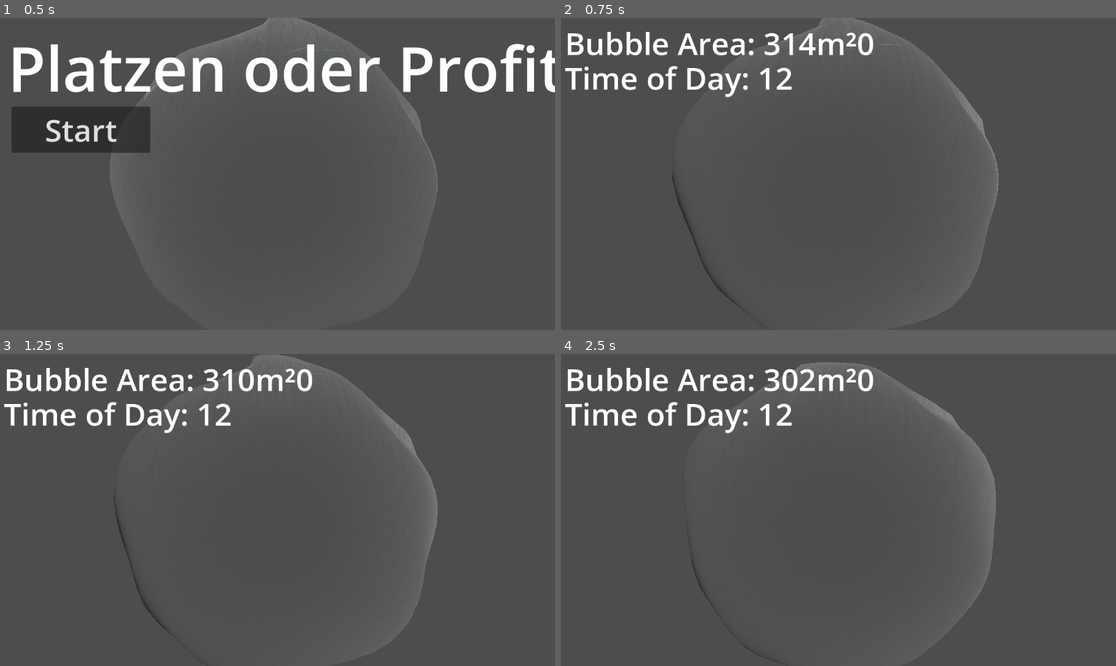
Above: before the commit, frames 1-4 (two rows, left to right).
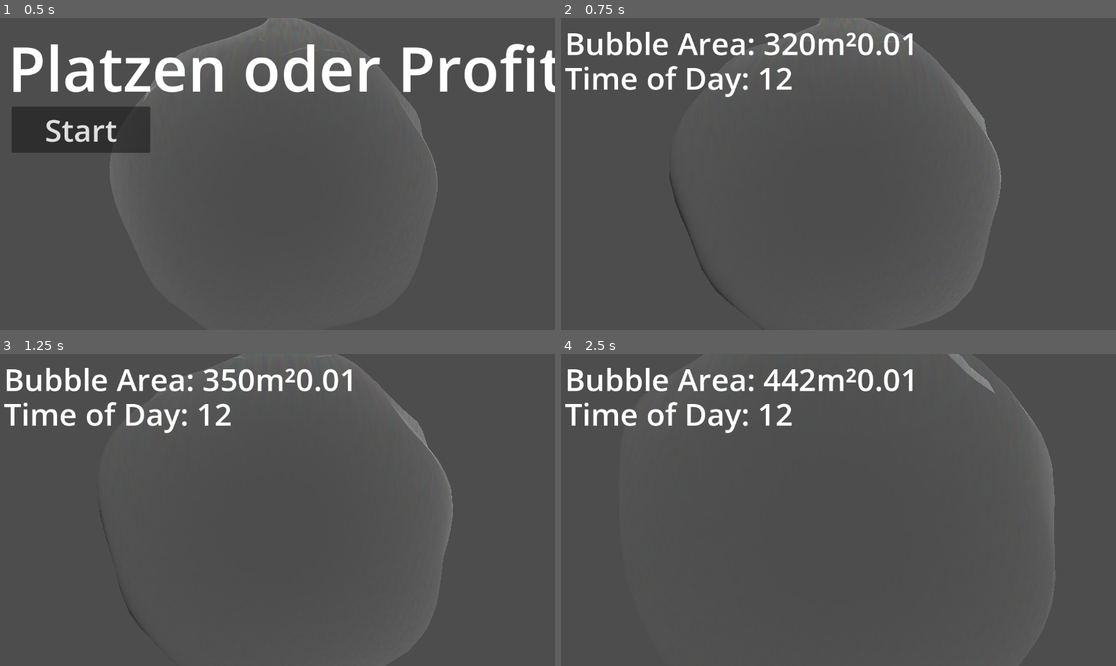
Above: after the commit, the same moments.

Repository: Lycentzia/platzen-oder-profit
Game: Godot game, scene res://main.tscn
The game is run twice, just before and just after one commit, with the same random seed, the same clock (stepped at 60 frames per second) and the same inputs.
Inputs:
- Up to frame 1 (0.5 s): no input
- Up to frame 2 (0.75 s): click "Start" at 0.5 s
- Up to frame 3 (1.25 s): no input
- Up to frame 4 (2.5 s): no input

Frame 1 is identical in both runs. In frame 2, 1.0% of the frame differs, in the area x 19-80%, y 0-99%; in frame 3, 1.6%; in frame 4, 2.5%, in the area x 22-89%, y 0-100%.

Commit message:
reset y u no work (╯°□°）╯︵ ┻━┻

Diff:
--- a/Globals.gd
+++ b/Globals.gd
@@ -9,9 +9,21 @@
 var time = 0 # time starts at 0
 var cycleTime = 120 # how many seconds are one day
 
-var building1 = 0
+var building1 = 5
 var building2 = 0
 
+func reset():
+	sphereInitialRadius = 10 # how to get this programmatically?
+	sphereShrinkRate = 0.999
+	sphereMaxRadius = 50
+	sphereMinRadius = 5
+
+	oxygen = 0
+	time = 0 # time starts at 0
+	cycleTime = 120 # how many seconds are one day
+
+	building1 = 5
+	building2 = 0
 
 # Called when the node enters the scene tree for the first time.
 func _ready() -> void:
--- a/main.gd
+++ b/main.gd
@@ -9,10 +9,12 @@
 
 
 func _ready() -> void:
+	Globals.reset()
 	$UI.visible = false
 	tick.stop()
 
 func _on_start_button_pressed():
+	Globals.reset()
 	$UI.visible = true
 	$Menu.visible = false
 	tick.start()
